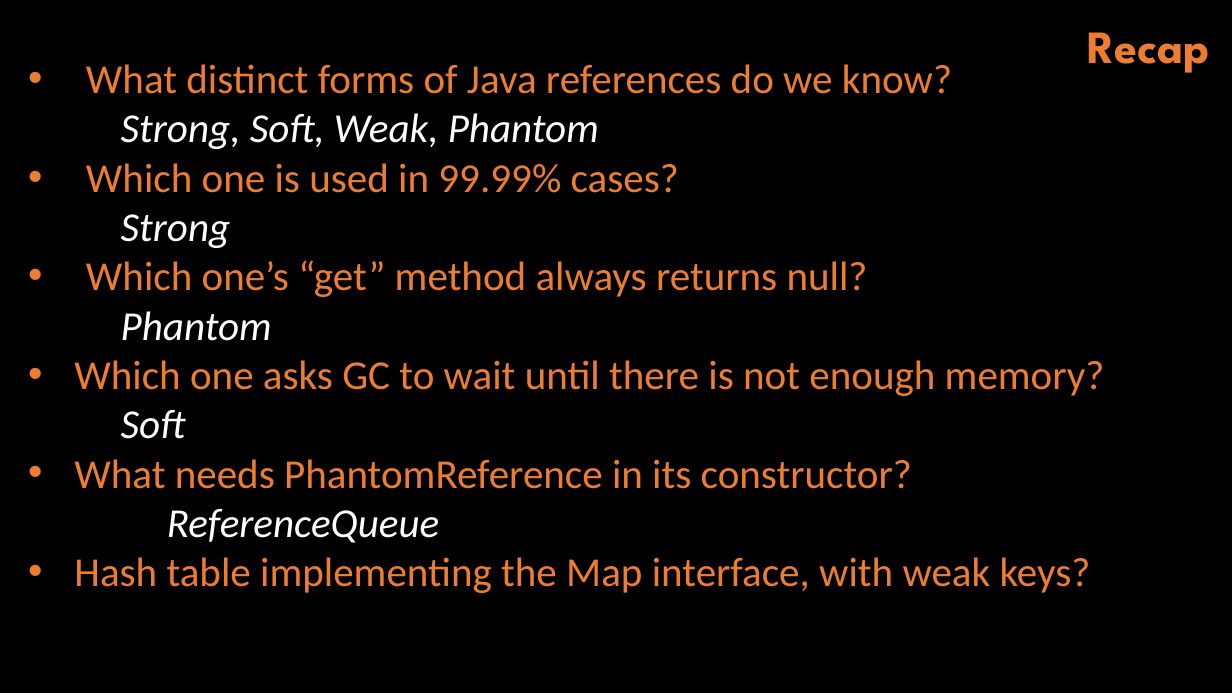
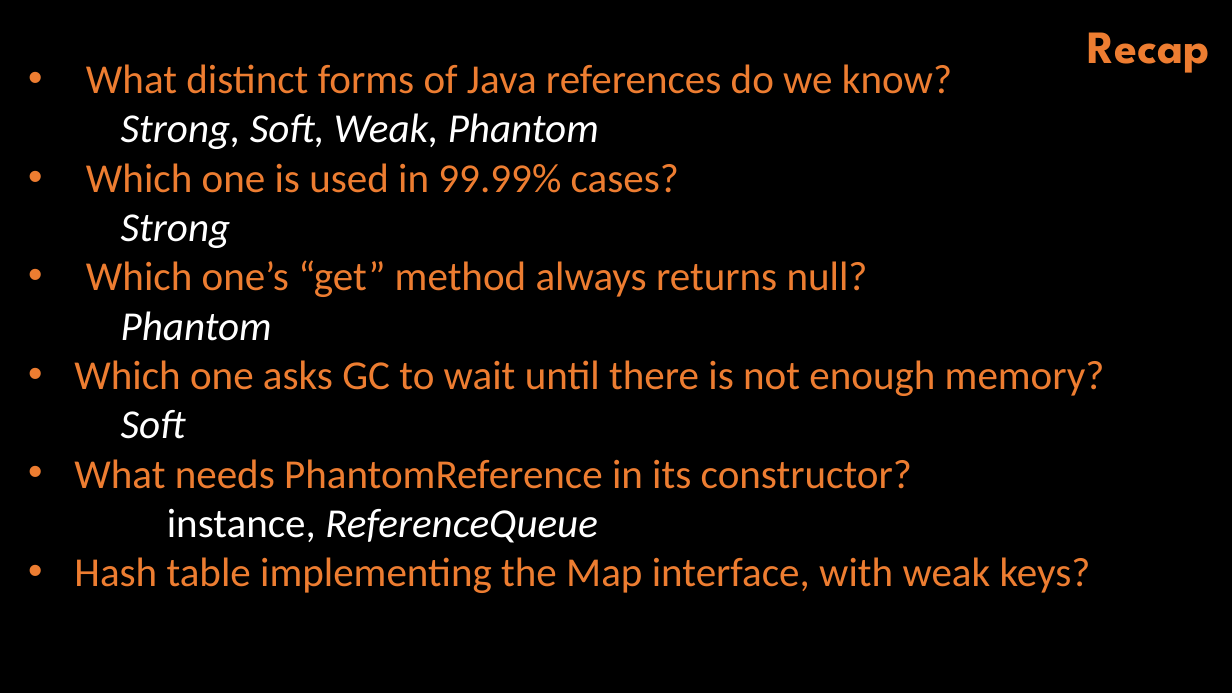
Before and after one commit to szabogabriel/DesignPatterns, a slide deck: slide 38 of Presentations/08 - Design Patterns - References.pptx. Drawn at 1232x693 pixels with LibreOffice and Linux fonts; fonts in the diff are those of the drawing; background and template pictures are left out. Boxes give left, top, right and bottom in pixels: in the first picture for what was removed or moved away, otherwise in the second. Text is boxed around its words. In the diff, an @@ line names an element or a change of style, - is before the commit and + after.

Commit message:
Strong + soft + weak + phantom references

```diff
--- a/Presentations/08 - Design Patterns - References.pptx
+++ b/Presentations/08 - Design Patterns - References.pptx
@@ text at <box>167,508,597,543</box>: text changed @@
-  ReferenceQueue
+  instance, ReferenceQueue
```
Also in this commit, not shown: 3 other slides changed, 1 slide added, 7 other files.
